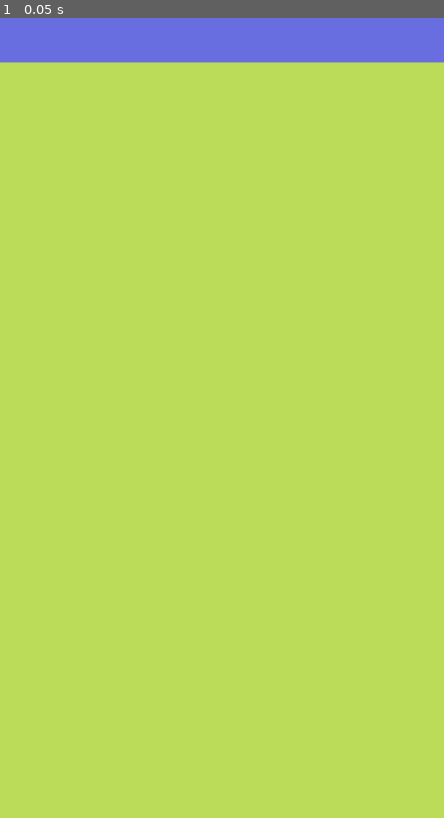
Above: before the commit, frame 1.
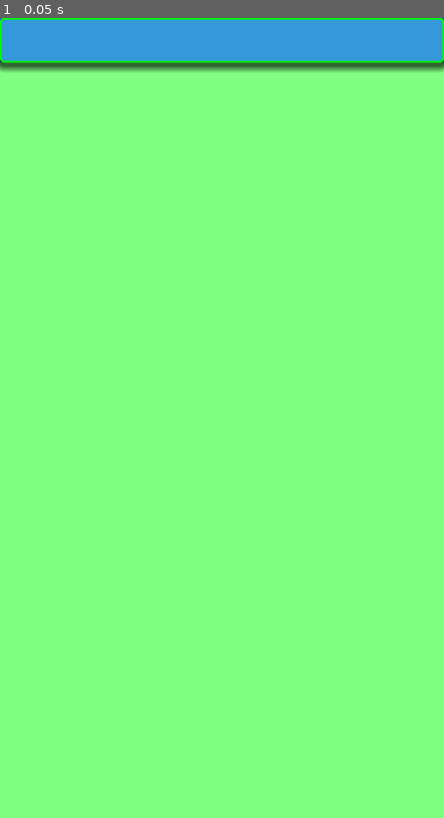
Above: after the commit, the same moment.

Repository: vivisuke/NumberPlace
Game: Godot game, scene res://MainScene.tscn
The game is run twice, just before and just after one commit, with the same random seed, the same clock (stepped at 60 frames per second) and the same inputs.
Inputs:
- Up to frame 1 (0.05 s): no input

The runs differ from the first frame. In frame 1, 100% of the frame differs, in the area x 0-100%, y 0-100%.

Commit message:
0003 ◎ C 11/18 11/18 0.001│ToDo│タイトルバー：丸矩形縁取り、影

Diff:
--- /dev/null
+++ b/NumberPlace/MainScene.gd
@@ -0,0 +1,16 @@
+extends Node2D
+
+
+# Declare member variables here. Examples:
+# var a = 2
+# var b = "text"
+
+
+# Called when the node enters the scene tree for the first time.
+func _ready():
+	pass # Replace with function body.
+
+
+# Called every frame. 'delta' is the elapsed time since the previous frame.
+#func _process(delta):
+#	pass
--- a/NumberPlace/MainScene.tscn
+++ b/NumberPlace/MainScene.tscn
@@ -1,11 +1,15 @@
-[gd_scene format=2]
+[gd_scene load_steps=3 format=2]
+
+[ext_resource path="res://TitleBar.gd" type="Script" id=1]
+[ext_resource path="res://MainScene.gd" type="Script" id=2]
 
 [node name="MainScene" type="Node2D"]
+script = ExtResource( 2 )
 
 [node name="BG" type="ColorRect" parent="."]
 margin_right = 500.0
 margin_bottom = 900.0
-color = Color( 0.729412, 0.862745, 0.345098, 1 )
+color = Color( 0.501961, 1, 0.501961, 1 )
 __meta__ = {
 "_edit_use_anchors_": false
 }
@@ -13,7 +17,8 @@
 [node name="TitleBar" type="ColorRect" parent="."]
 margin_right = 500.0
 margin_bottom = 50.0
-color = Color( 0.407843, 0.427451, 0.878431, 1 )
+color = Color( 0.203922, 0.596078, 0.858824, 1 )
+script = ExtResource( 1 )
 __meta__ = {
 "_edit_use_anchors_": false
 }
--- /dev/null
+++ b/NumberPlace/TitleBar.gd
@@ -0,0 +1,16 @@
+extends ColorRect
+
+const RADIUS = 5
+
+func _draw():
+	var style_box = StyleBoxFlat.new()      # 影、ボーダなどを描画するための矩形スタイルオブジェクト
+	style_box.bg_color = color   # 矩形背景色
+	style_box.border_color = Color.green
+	style_box.set_border_width_all(2)
+	style_box.set_corner_radius_all(RADIUS)
+	style_box.shadow_offset = Vector2(0, 4)     # 影オフセット
+	style_box.shadow_size = 8                   # 影（ぼかし）サイズ
+	draw_style_box(style_box, Rect2(Vector2(0, 0), self.rect_size))      # style_box に設定した矩形を描画
+
+func _ready():
+	pass # Replace with function body.
Not shown, changed: NumberPlace.spr
